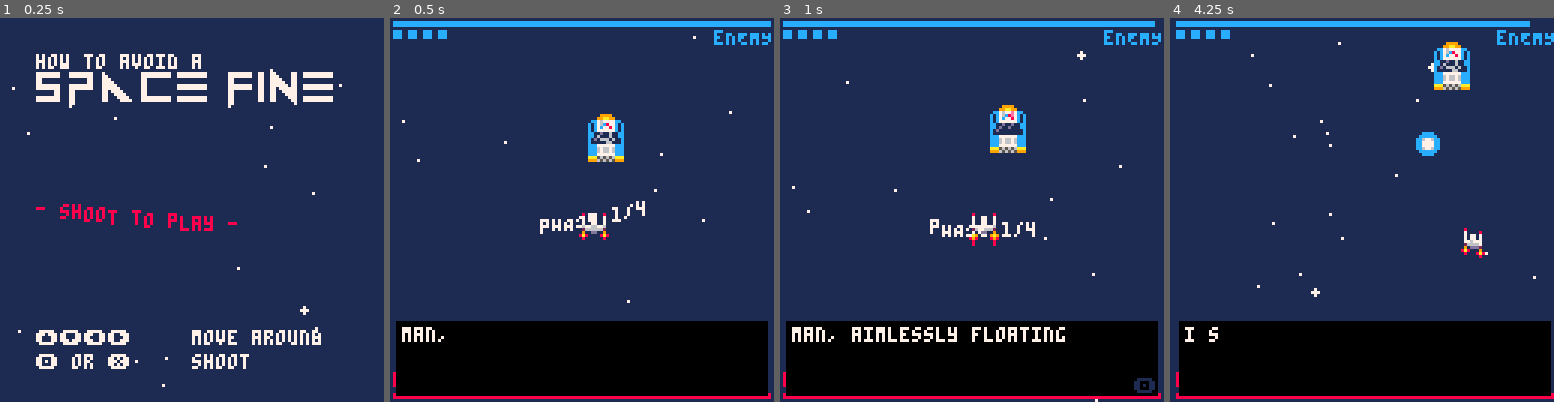
Above: before the commit, frames 1-4 (left to right).
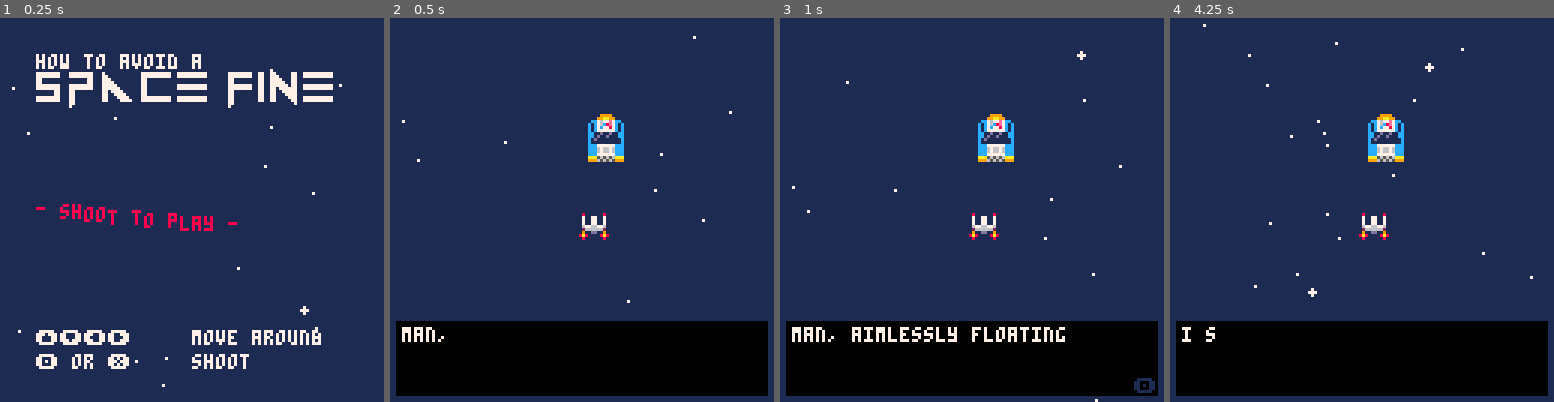
Above: after the commit, the same moments.

Repository: QuentinWidlocher/YogcastJam2020
Game: PICO-8 cartridge game.p8
Two runs of this game, one before a commit and one after it. Both use one fixed random seed, a clock stepped at 60 frames per second and the inputs below.
Inputs:
- Up to frame 1 (0.25 s): no input
- Up to frame 2 (0.5 s): tap X (X key) at 0.33 s
- Up to frame 3 (1 s): tap O (Z key) at 0.7 s
- Up to frame 4 (4.25 s): tap X (X key) at 1.07, 1.85, 2.97, 4.08 s; hold Right 1.6-2.1 s; tap O (Z key) every 0.4 s from 1.7 to 4.1 s; hold Up 2.15-2.42 s; hold Right 2.47-3.03 s; hold Left 3.08-3.58 s; hold Down 3.63-3.97 s; hold Right from 4.02 s (still down)

Frame 1 is identical in both runs. In frame 2, 3.3% of the frame differs, in the area x 0-100%, y 0-100%; in frame 3, 4.6%; in frame 4, 5.9%, in the area x 1-100%, y 0-100%.

Commit message:
:bug: Fix dialog playing during fight

Diff:
--- a/src/draw/enemies.draw.lua
+++ b/src/draw/enemies.draw.lua
@@ -1,5 +1,5 @@
 function draw_enemies()
-    if enemy.hurtCooldown.value < enemy.hurtCooldown.max then
+    if STATE == GAME_STATES.GAME and enemy.hurtCooldown.value < enemy.hurtCooldown.max then
         local origSprite = enemy.top_left_sprite
         enemy.top_left_sprite = enemy.hurtSprite
         enemy:draw()
--- a/src/draw/main.draw.lua
+++ b/src/draw/main.draw.lua
@@ -2,6 +2,7 @@
 
 draw_fun = {
     [GAME_STATES.MAIN_MENU] = function() draw_main_screen() end,
+    [GAME_STATES.DIALOGUE] = function() draw_dialogue() end,
     [GAME_STATES.GAME] = function() draw_game() end,
 }
 
@@ -41,6 +42,13 @@
     end
 end
 
+function draw_dialogue()
+    draw_bgParticles()
+    draw_enemies()
+    draw_player()
+    dtb_draw()
+end
+
 function draw_game()
     screen_shake()
     draw_bgParticles()
@@ -67,6 +75,5 @@
 
     draw_bossbar()
     draw_player_bar()
-    dtb_draw()
     draw_debug(false)
 end
--- a/src/init/levels.init.lua
+++ b/src/init/levels.init.lua
@@ -8,15 +8,7 @@
             movingType = DefaultPlayerMovingType:new(),
         }),
         music = MUSIC.MISSION,
-        enemy = BasicEnemy:new({
-            top_left_sprite = 64,
-            hurtSprite = 72,
-            w = fromOct(2),
-            h = fromOct(2),
-            x = SCREEN_SIZE / 2,
-            y = SCREEN_SIZE / 4,
-            movingType = DefaultEnemyMovingType:new(),
-            dialogue = {
+        dialogue = {
                 "man, aimlessly floating around in space sure is great",
                 "oh my goodness would you look at that, it's christmas",
                 "i should go celebrate with my friends or something",
@@ -30,11 +22,19 @@
                 "and that doesn't change the fact that you're about to get shot",
                 "is that so? enjoy the few remaining seconds of your life, criminal scum!",
             },
+        enemy = BasicEnemy:new({
+            top_left_sprite = 64,
+            hurtSprite = 72,
+            w = fromOct(2),
+            h = fromOct(2),
+            x = SCREEN_SIZE / 2,
+            y = SCREEN_SIZE / 4,
+            movingType = DefaultEnemyMovingType:new(),
             phases = {
-                {shootingType = DefaultShootingType:new(), bulletCooldown = 20, bulletSpeed = 1.5, hpMax = 70, damage = 10},
-                {shootingType = DefaultShootingType:new(), bulletCooldown = 10, bulletSpeed = 2, hpMax = 60, damage = 10},
-                {shootingType = HomingShootingType:new(), bulletCooldown = 15, bulletSpeed = 1, hpMax = 50, damage = 10},
-                {shootingType = TrishotShootingType:new(), bulletCooldown = 6, bulletSpeed = 4, hpMax = 50, damage = 10},
+                {shootingType = DefaultShootingType:new(), bulletCooldown = 20, bulletSpeed = 1.5, hpMax = 1, damage = 10},
+                -- {shootingType = DefaultShootingType:new(), bulletCooldown = 10, bulletSpeed = 2, hpMax = 60, damage = 10},
+                -- {shootingType = HomingShootingType:new(), bulletCooldown = 15, bulletSpeed = 1, hpMax = 50, damage = 10},
+                -- {shootingType = TrishotShootingType:new(), bulletCooldown = 6, bulletSpeed = 4, hpMax = 50, damage = 10},
             }
         })
     },
@@ -46,6 +46,25 @@
             movingType = GridPlayerMovingType:new(),
         }),
         music = MUSIC.HIJINX,
+        dialogue = {
+            "greetings mortal.",
+            "aww cmon, what is it now?",
+            "it is i, the omnipotent floating space eye cube.",
+            "ok?",
+            "my eye has sensed that you have violated interstellar parking laws.",
+            "really now",
+            "it is my obligation to maintain order in this universe, and you are making my job a real pain in the ass.",
+            "that's one lame job",
+            "not as lame as your mother. ha-ha.",
+            "was that... a joke?",
+            "i have been practicing.",
+            "how about you practice dying instead",
+            "you wish to fight? very well. you may notice you can only move in a grid now.",
+            "man, i just got used to flying normally",
+            "this is pretty \"surprising\", wouldn't you agree?",
+            "what are you even talking about?",
+            "never mind. let the fight commence!"
+        },
         enemy = BasicEnemy:new({
             top_left_sprite = 96,
             hurtSprite = 104,
@@ -54,25 +73,6 @@
             x = SCREEN_SIZE / 2,
             y = SCREEN_SIZE / 4,
             movingType = DefaultEnemyMovingType:new(),
-            dialogue = {
-                "greetings mortal.",
-                "aww cmon, what is it now?",
-                "it is i, the omnipotent floating space eye cube.",
-                "ok?",
-                "my eye has sensed that you have violated interstellar parking laws.",
-                "really now",
-                "it is my obligation to maintain order in this universe, and you are making my job a real pain in the ass.",
-                "that's one lame job",
-                "not as lame as your mother. ha-ha.",
-                "was that... a joke?",
-                "i have been practicing.",
-                "how about you practice dying instead",
-                "you wish to fight? very well. you may notice you can only move in a grid now.",
-                "man, i just got used to flying normally",
-                "this is pretty \"surprising\", wouldn't you agree?",
-                "what are you even talking about?",
-                "never mind. let the fight commence!"
-            },
             phases = {
                 {shootingType = DefaultShootingType:new(), bulletCooldown = 20, bulletSpeed = 1.5, hpMax = 70, damage = 10},
                 {shootingType = DefaultShootingType:new(), bulletCooldown = 10, bulletSpeed = 2, hpMax = 60, damage = 10},
@@ -89,6 +89,18 @@
             movingType = SuperhotPlayerMovingType:new(),
         }),
         music = MUSIC.OUT_OF_CONTROL,
+        dialogue = {
+            "hello there.",
+            "what the heck",
+            "i'm time itself. i've had to step in because it seems like you've erased my best friend, floaty space cube.",
+            "you were friends with that thing?",
+            "it's a great guy when you get to know it.",
+            "anyway, i'm not going to forgive you for what you did. you shall meet the same fate as my friend.",
+            "to give you the slightest chance to win, time only moves when you do.",
+            "quite a \"surprise\", no?",
+            "why does everybody keep bringing that up?",
+            "fear not, it won't matter once you're dead. goodbye."
+        },
         enemy = BasicEnemy:new({
             top_left_sprite = 98,
             hurtSprite = 106,
@@ -97,18 +109,6 @@
             x = SCREEN_SIZE / 2,
             y = SCREEN_SIZE / 4,
             movingType = SuperhotEnemyMovingType:new(),
-            dialogue = {
-                "hello there.",
-                "what the heck",
-                "i'm time itself. i've had to step in because it seems like you've erased my best friend, floaty space cube.",
-                "you were friends with that thing?",
-                "it's a great guy when you get to know it.",
-                "anyway, i'm not going to forgive you for what you did. you shall meet the same fate as my friend.",
-                "to give you the slightest chance to win, time only moves when you do.",
-                "quite a \"surprise\", no?",
-                "why does everybody keep bringing that up?",
-                "fear not, it won't matter once you're dead. goodbye."
-            },
             phases = {
                 {shootingType = SuperhotShootingType:new({ baseShootingType = DefaultShootingType:new()}), bulletCooldown = 20, bulletSpeed = 1.5, hpMax = 70, damage = 10},
                 {shootingType = SuperhotShootingType:new({ baseShootingType = DefaultShootingType:new()}), bulletCooldown = 10, bulletSpeed = 2, hpMax = 60, damage = 10},
@@ -127,4 +127,14 @@
     enemy = currentLevel().enemy
     enemy:init()
     music(currentLevel().music)
+
+    change_state(GAME_STATES.DIALOGUE)
+
+    for i,text in ipairs(currentLevel().dialogue) do
+        dtb_disp(text, function ()
+            if i >= #currentLevel().dialogue then
+                change_state(GAME_STATES.GAME)
+            end
+        end)
+    end
 end
--- a/src/models/basic-enemy.model.lua
+++ b/src/models/basic-enemy.model.lua
@@ -40,9 +40,6 @@
 end
 
 function BasicEnemy:init()
-    for _,text in ipairs(self.dialogue) do
-        dtb_disp(text)
-    end
     self.phase = #self.phases
     self:initPhase(#self.phases - self.phase + 1)
 end
--- a/src/states.lua
+++ b/src/states.lua
@@ -1,7 +1,7 @@
 -- State Machine
 GAME_STATES = {
     MAIN_MENU = 0,
-    HELP_SCREEN = 1,
+    DIALOGUE = 1,
     GAME = 2,
     GAME_OVER = 3,
 }
--- a/src/update/main.update.lua
+++ b/src/update/main.update.lua
@@ -1,6 +1,7 @@
 -- Update Game
 update_fun = {
     [GAME_STATES.MAIN_MENU] = function() update_main_screen() end,
+    [GAME_STATES.DIALOGUE] = function() update_dialogue() end,
     [GAME_STATES.GAME] = function() update_game() end,
 }
 
@@ -14,9 +15,16 @@
     sspr()
 
     if (btnp(GAMEPAD.X) or btnp(GAMEPAD.O)) then
-        change_state(GAME_STATES.GAME)
         nextLevel()
+        change_state(GAME_STATES.DIALOGUE)
     end
+end
+
+
+function update_dialogue()
+    update_camera()
+    update_bgParticles()
+    dtb_update()
 end
 
 function update_game()
@@ -25,5 +33,4 @@
     update_player()
     update_enemies()
     update_bullets()
-    dtb_update()
 end
